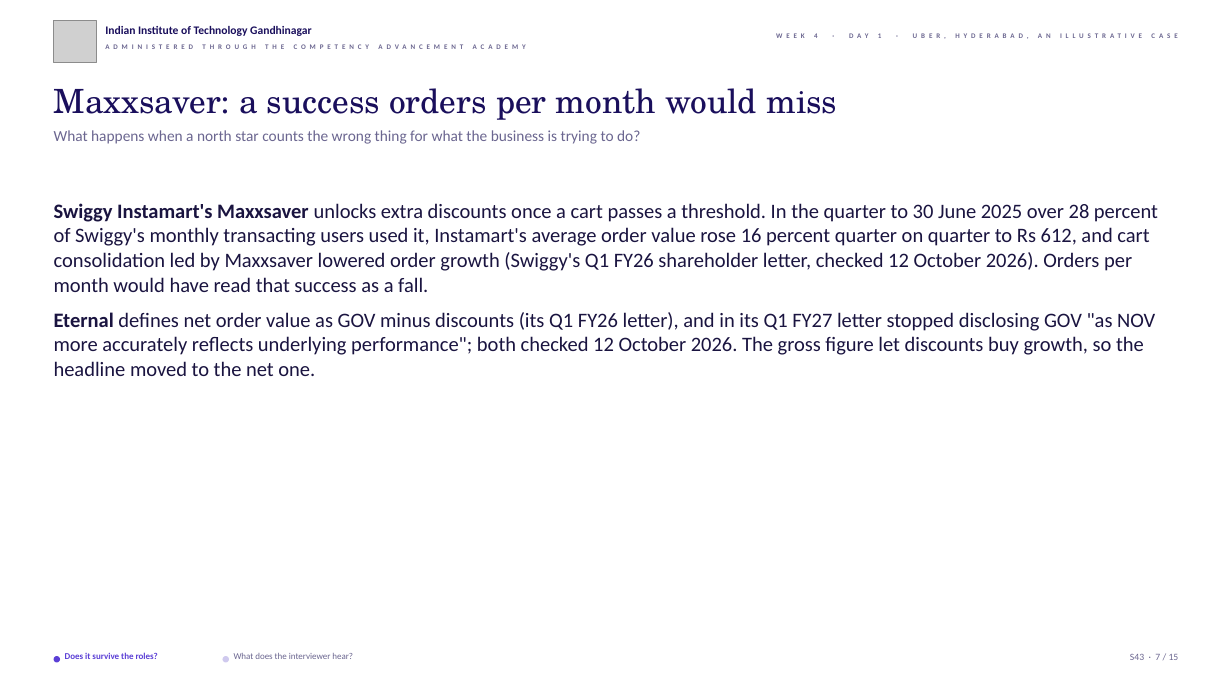
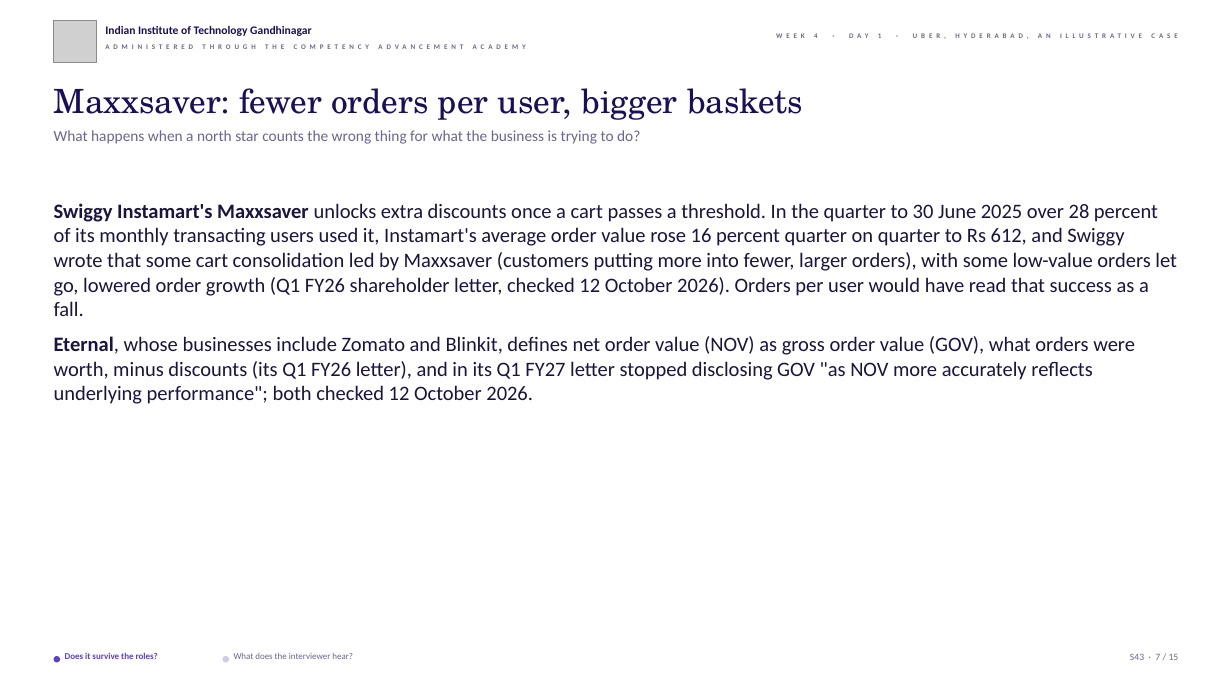
Before and after one commit to fde-academy-lab/c2-content-factory, a slide deck: slide 7 of content/W04/D1/slides/C2_W04_D01_half2_STUDENT.pptx. Drawn at 1232x693 pixels with LibreOffice and Linux fonts; fonts in the diff are those of the drawing; grey boxes stand for pictures; background and template pictures are left out. Boxes give left, top, right and bottom in pixels: in the first picture for what was removed or moved away, otherwise in the second. Text is boxed around its words. In the diff, an @@ line names an element or a change of style, - is before the commit and + after.

```diff
--- a/content/W04/D1/slides/C2_W04_D01_half2_STUDENT.pptx
+++ b/content/W04/D1/slides/C2_W04_D01_half2_STUDENT.pptx
@@ text at [54, 88, 803, 120]: text changed @@
-Maxxsaver: a success orders per month would miss
+Maxxsaver: fewer orders per user, bigger baskets
@@ text at [54, 203, 1177, 404]: text changed @@
-Swiggy Instamart's Maxxsaver unlocks extra discounts once a cart passes a threshold. In the quarter to 30 June 2025 over 28 percent of Swiggy's monthly transacting users used it, Instamart's average order value rose 16 percent quarter on quarter to Rs 612, and cart consolidation led by Maxxsaver lowered order growth (Swiggy's Q1 FY26 shareholder letter, checked 12 October 2026). Orders per month would have read that success as a fall.
-Eternal defines net order value as GOV minus discounts (its Q1 FY26 letter), and in its Q1 FY27 letter stopped disclosing GOV "as NOV more accurately reflects underlying performance"; both checked 12 October 2026. The gross figure let discounts buy growth, so the headline moved to the net one.
+Swiggy Instamart's Maxxsaver unlocks extra discounts once a cart passes a threshold. In the quarter to 30 June 2025 over 28 percent of its monthly transacting users used it, Instamart's average order value rose 16 percent quarter on quarter to Rs 612, and Swiggy wrote that some cart consolidation led by Maxxsaver (customers putting more into fewer, larger orders), with some low-value orders let go, lowered order growth (Q1 FY26 shareholder letter, checked 12 October 2026). Orders per user would have read that success as a fall.
+Eternal, whose businesses include Zomato and Blinkit, defines net order value (NOV) as gross order value (GOV), what orders were worth, minus discounts (its Q1 FY26 letter), and in its Q1 FY27 letter stopped disclosing GOV "as NOV more accurately reflects underlying performance"; both checked 12 October 2026.
```
Also in this commit, not shown: 10 other slides changed, 8 other files.
